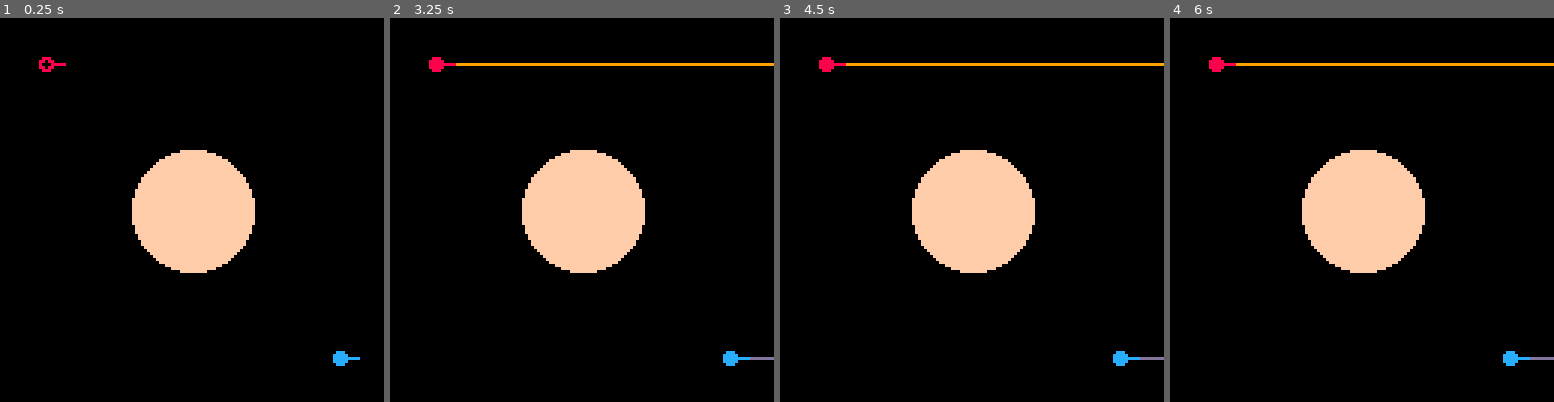
Above: before the commit, frames 1-4 (left to right).
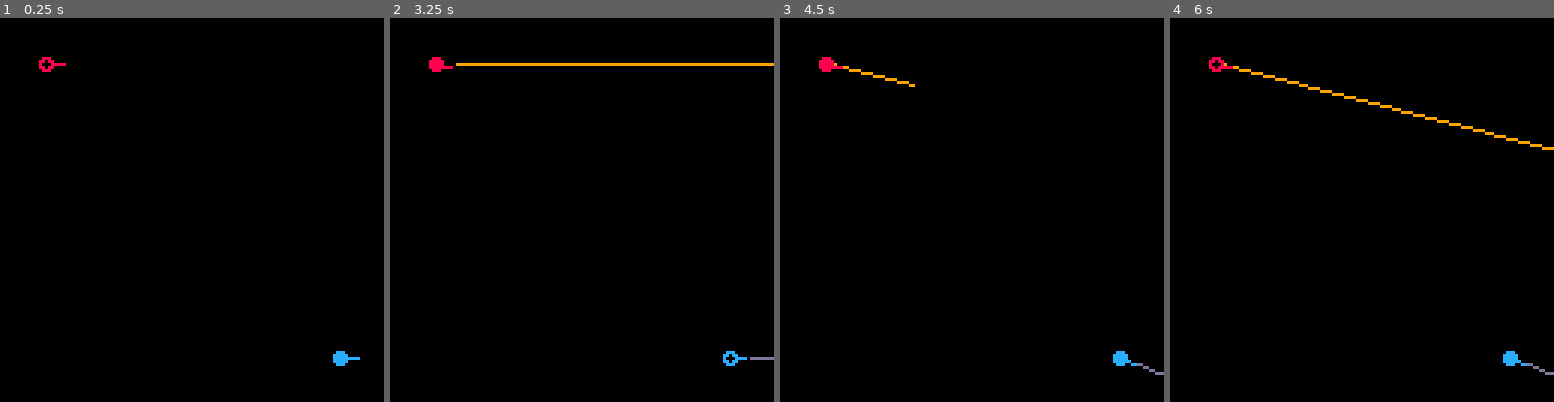
Above: after the commit, the same moments.

Repository: alxgnon/pico-8
Game: PICO-8 cartridge gravitywar.p8
The game is run twice, just before and just after one commit, with the same random seed, the same clock (stepped at 60 frames per second) and the same inputs.
Inputs:
- Up to frame 1 (0.25 s): no input
- Up to frame 2 (3.25 s): tap O (Z key) at 0.33, 0.7, 1.43, 2.22, 3.1 s; tap X (X key) at 1.07, 2.07, 2.4, 2.73, 3.07 s; hold Left 1.97-2.37 s; hold Down 2.42-2.82 s; hold Right from 2.87 s (still down)
- Up to frame 3 (4.5 s): tap X (X key) every 0.33 s from 3.4 to 4.4 s; release Right at 3.53 s; hold Up 3.58-4.08 s; tap O (Z key) at 3.98 s; hold Right from 4.13 s (still down)
- Up to frame 4 (6 s): release Right at 4.53 s; hold Down 4.58-5.08 s; tap X (X key) every 0.33 s from 4.73 to 5.73 s; tap O (Z key) at 4.87, 5.75 s; hold Left 5.13-5.8 s; hold Up from 5.85 s (still down)

The runs differ from the first frame. In frame 1, 8.0% of the frame differs, in the area x 34-67%, y 34-67%; in frame 2, 8.1%; in frame 3, 9.0%; in frame 4, 9.5%, in the area x 10-100%, y 10-93%.

Commit message:
gravity maybe clear

Diff:
--- a/gravitywar.p8
+++ b/gravitywar.p8
@@ -10,6 +10,8 @@
 		x = x,
 		y = y,
 		d = 0,
+		od = 0,
+		r = 2,
 		col = col,
 	}
 end
@@ -36,10 +38,17 @@
 end
 
 function _init()
-	add(planets, planet(64, 64, 20))
+	cls()
+	--add(planets, planet(64, 64, 20))
 	add(players, player(15, 15, 8))
 	add(players, player(113, 113, 12))
-	playing = 1
+	playing = 0
+end
+
+function collides(shot, other)
+	local sx, sy = shot.x, shot.y
+	local ox, oy, r = other.x, other.y, other.r
+	return sqrt((ox-sx)*(ox-sx)+(oy-sy)*(oy-sy)) < r
 end
 
 function _update()
@@ -49,11 +58,34 @@
 			a.oy = a.y
 			a.x += a.dx
 			a.y += a.dy
+
+			for b in all(players) do
+				if collides(a, b) then
+					del(shots, a)
+					del(players, b)
+				end
+			end
+
+			for b in all(planets) do
+				if collides(a, b) then
+					del(shots, a)
+				end
+			end
+
+			if a.x < 0 or a.x > 128 or a.y < 0 or a.y > 128 then
+				del(shots, a)
+			end
 		end
+
+		if #shots == 0 then
+			playing += 1
+		end
+
 		return
 	end
 
 	local a = players[playing]
+	a.od = a.d
 	if (btn"0") a.d += 0.005
 	if (btn"1") a.d -= 0.005
 
@@ -74,8 +106,9 @@
 
 function draw_players()
 	for i, a in pairs(players) do
-		circfill(a.x, a.y, 2, a.col)
+		line(a.x, a.y, a.x + cos(a.od) * 6, a.y + sin(a.od) * 6, 0)
 		line(a.x, a.y, a.x + cos(a.d) * 6, a.y + sin(a.d) * 6, a.col)
+		circfill(a.x, a.y, a.r, a.col)
 
 		if i == playing then
 			circfill(a.x, a.y, 1, 0)
@@ -83,13 +116,22 @@
 	end
 end
 
-function _draw()
+function maybe_clear()
 	if playing == 0 then
-		for a in all(shots) do
-			line(a.ox, a.oy, a.x, a.y, a.col + 1)
+		if not cleared then
+			cls()
+			cleared = true
 		end
 	else
-		cls()
+		cleared = false
+	end
+end
+
+function _draw()
+	maybe_clear()
+
+	for a in all(shots) do
+		line(a.ox, a.oy, a.x, a.y, a.col + 1)
 	end
 
 	for a in all(planets) do
